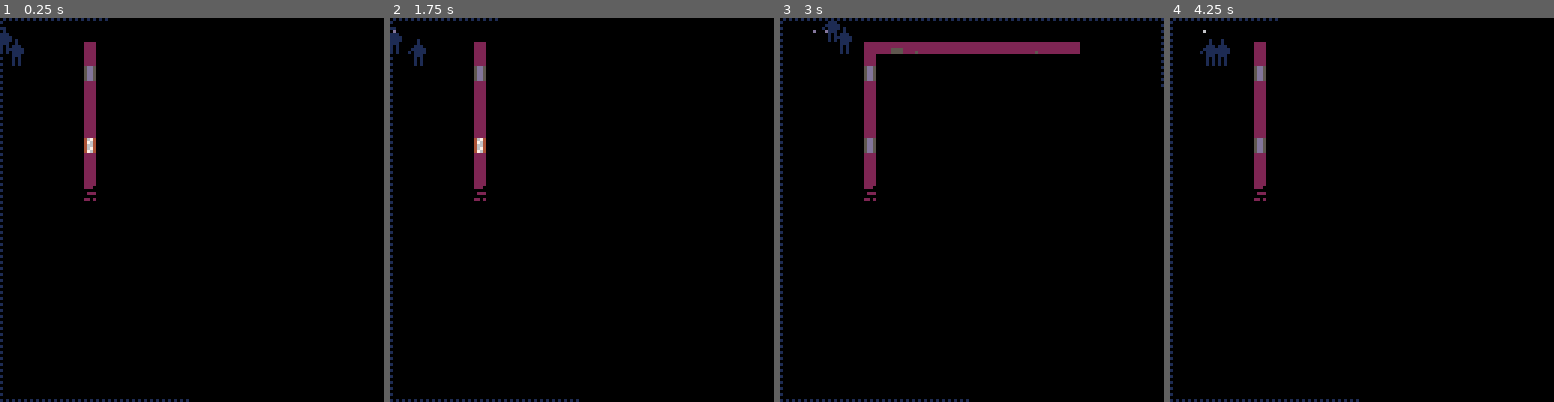
Above: before the commit, frames 1-4 (left to right).
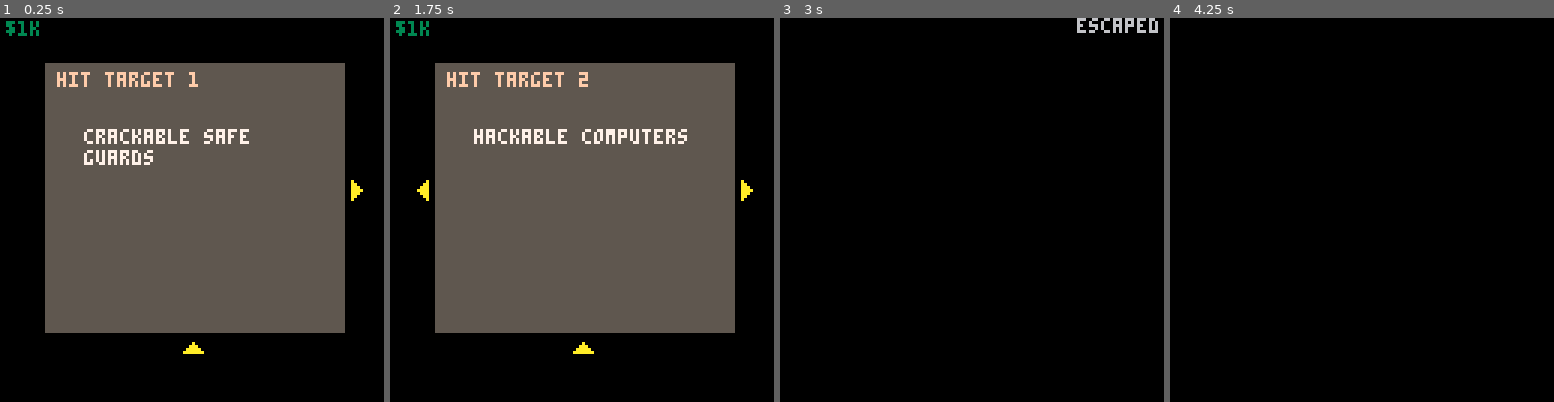
Above: after the commit, the same moments.

Repository: ironchestgames/pico-8-carts
Game: PICO-8 cartridge stealth.p8
Same seed, same stepped clock (60 frames per second), same inputs: the game is played once before the commit and once after it.
Inputs:
- Up to frame 1 (0.25 s): no input
- Up to frame 2 (1.75 s): tap X (X key) at 0.33, 1.07 s; tap O (Z key) at 0.7, 1.7 s; hold Right from 1.6 s (still down)
- Up to frame 3 (3 s): tap X (X key) at 1.85, 2.97 s; release Right at 2.1 s; tap O (Z key) at 2.1, 2.5, 2.9 s; hold Up 2.15-2.42 s; hold Right from 2.47 s (still down)
- Up to frame 4 (4.25 s): release Right at 3.03 s; hold Left 3.08-3.58 s; tap O (Z key) at 3.3, 3.7, 4.1 s; hold Down 3.63-3.97 s; hold Right from 4.02 s (still down); tap X (X key) at 4.08 s

The runs differ from the first frame. In frame 1, 56% of the frame differs, in the area x 0-95%, y 0-100%; in frame 2, 56%; in frame 3, 4.6%; in frame 4, 2.2%.

Commit message:
stealth - add different loot

Diff:
--- a/stealth.p8
+++ b/stealth.p8
@@ -263,7 +263,7 @@
 
 
 local function playerloots(_p,_o)
- local _m='(nothing)'
+ local _m='(nothing of value)'
  if _o.loot then
   _m=_o.loot[1]
   if _o.loot[2] then -- has value, then it's a thing, take it
@@ -299,7 +299,7 @@
  if alertlvl == 1 then
   alertlvl=2
   tick=60
-  policet=120
+  policet=90
   local _i=0
   for _g in all(guards) do
    add(msgs,{x=_g.x,y=_g.y,s=_m,delay=_i*15,colset=2})
@@ -1085,7 +1085,16 @@
 
   if _typ == 2 then
    _o.shadow={[0]=true}
-   objs[_i+1]={typ=3,action={[2]=computer},loot={'door access code'},shadow={}}
+   objs[_i+1]={
+    typ=3,
+    action={[2]=computer},
+    loot=shuffle({nil,nil,
+     {'door access code'},
+     {'company secrets',rnd()},
+     {'classified files',rnd()*2},
+     })[1],
+    shadow={},
+   }
    objs[_i+2]={typ=4,shadow={true}}
 
    computercount+=1
@@ -1101,7 +1110,14 @@
   elseif _typ == 8 then
    _o.shadow={[0]=true}
    _o.action={[2]=safe}
-   _o.loot={'diamonds',14000}
+   _o.loot=shuffle({
+    {'useless stocks',rnd()*0.1},
+    {'cash',rnd()},
+    {'stocks',rnd()+rnd()},
+    {'classified documents',rnd()+rnd()+rnd()},
+    {'gold',(rnd()+rnd()+rnd())/3*5},
+    {'diamonds',(rnd()+rnd()+rnd())/3*14},
+    })[1]
 
    objs[_i+1]={typ=9,shadow={true}}
 
@@ -1232,6 +1248,8 @@
      add(escapedplayers,_p)
      del(players,_p)
      add(msgs,{x=_p.x,y=_p.y,s='escaped',t=30})
+
+     -- todo: go to loot screen
     else
 
      local _ni=_nexty*32+_nextx
@@ -2043,12 +2061,12 @@
 end
 
 
--- _init=initmapselect
-
-_init=function()
- mapgen()
- gameinit()
-end
+_init=initmapselect
+
+-- _init=function()
+--  mapgen()
+--  gameinit()
+-- end
 
 
 __gfx__
